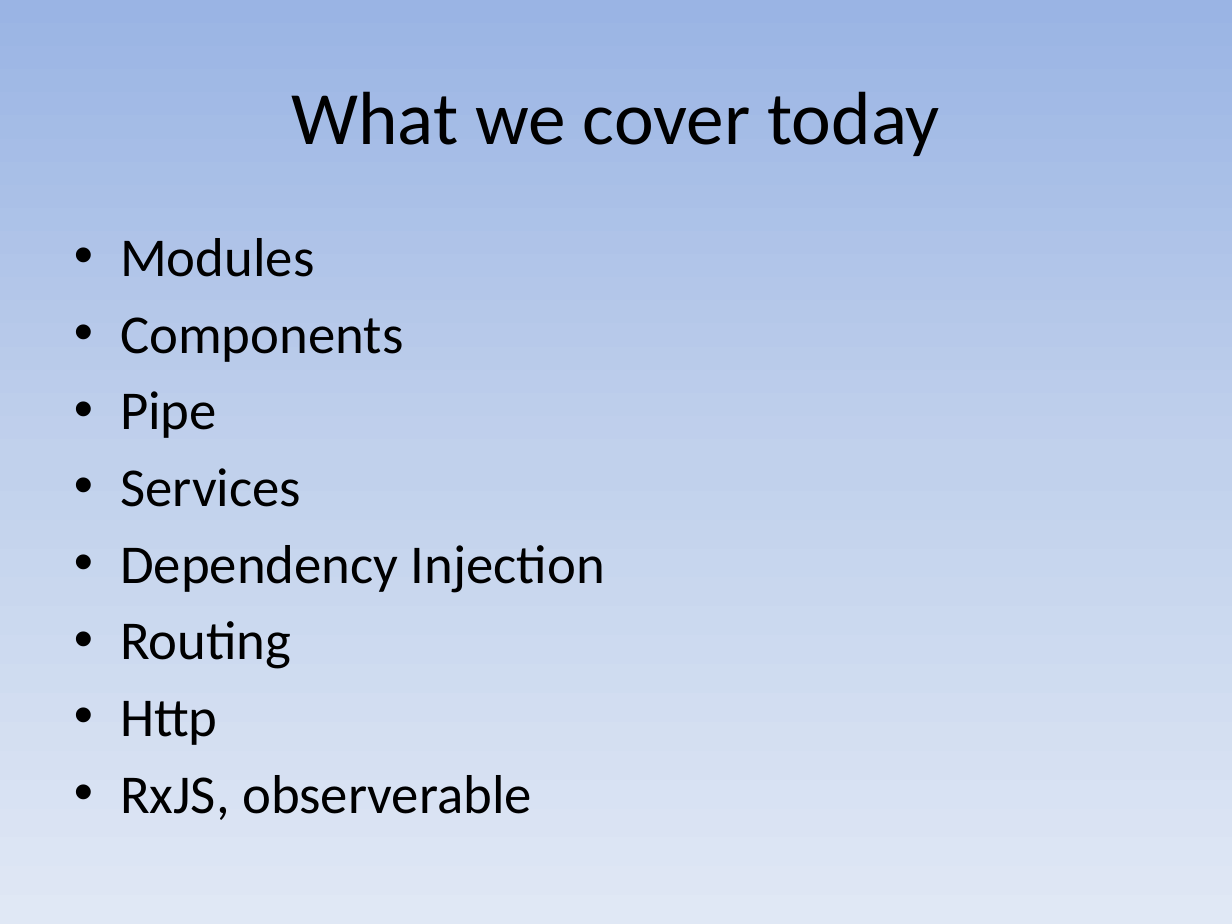
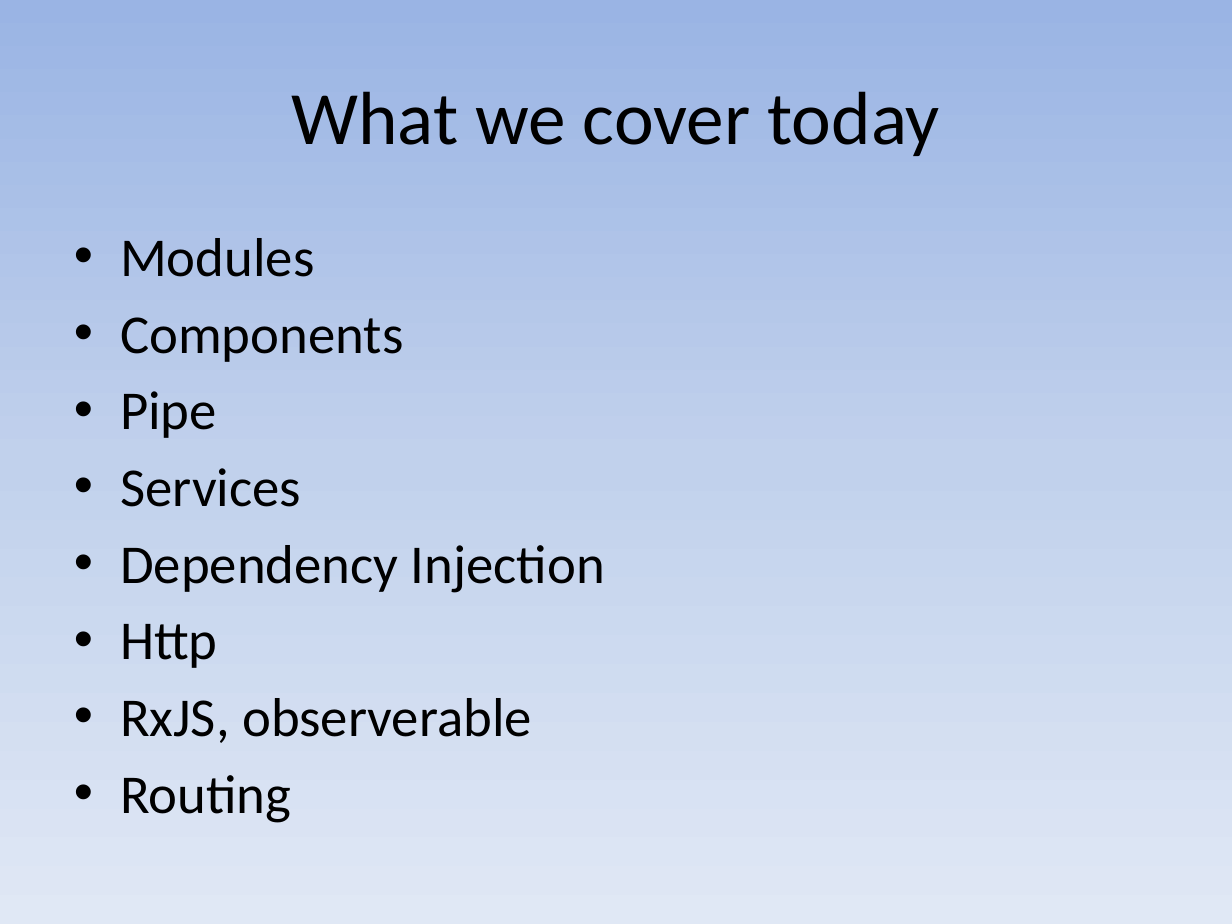
Before and after one commit to mayuanyang/HelloAngular2, a slide deck: slide 4 of angular2.pptx. Drawn at 1232x924 pixels with LibreOffice and Linux fonts; fonts in the diff are those of the drawing. Boxes give left, top, right and bottom in pixels: in the first picture for what was removed or moved away, otherwise in the second. Text is boxed around its words. In the diff, an @@ line names an element or a change of style, - is before the commit and + after.

```diff
--- a/angular2.pptx
+++ b/angular2.pptx
@@ text at <box>120,621,291,669</box>: paragraph removed @@
-• Routing
@@ text at <box>120,775,291,823</box>: paragraph added @@
+• Routing
```
Also in this commit, not shown: 1 other slide changed, 6 slides added, 12 other files.
